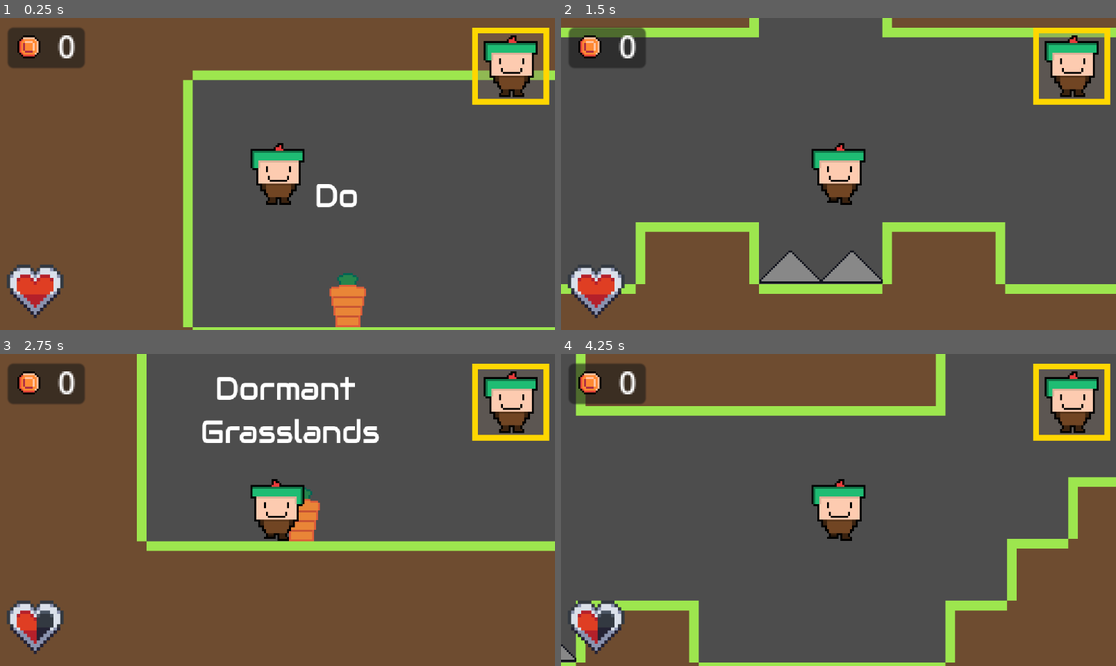
Above: before the commit, frames 1-4 (two rows, left to right).
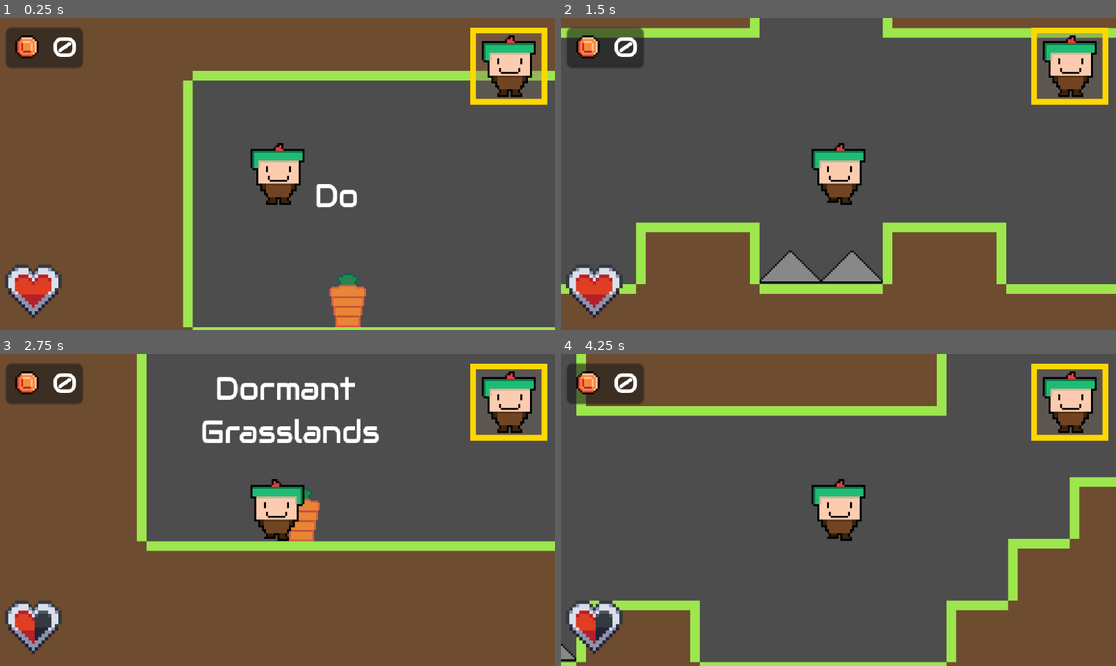
Above: after the commit, the same moments.

Repository: PenguWoodGanon/Path-of-Pablo
Game: Godot game, scene res://Scenes/Levels/dormant_grasslands.tscn
Two runs of this game, one before a commit and one after it. Both use one fixed random seed, a clock stepped at 60 frames per second and the inputs below. This scene is started directly instead of the project's main scene.
Inputs:
- Up to frame 1 (0.25 s): no input
- Up to frame 2 (1.5 s): tap Enter at 0.5, 1.25 s; hold D (right) from 0.53 s (still down); tap C (character_selection) at 0.6 s; tap W (jump) at 0.77 s; tap - (minus) at 1.35 s
- Up to frame 3 (2.75 s): tap W (jump) at 1.52 s; tap Enter at 2 s; release D (right) at 2.03 s; hold A (left) from 2.03 s (still down); tap = (plus) at 2.1 s
- Up to frame 4 (4.25 s): tap Enter at 2.75, 3.5 s; release A (left) at 2.78 s; hold D (right) from 2.78 s (still down); tap C (character_selection) at 2.85 s; tap W (jump) at 3.02, 3.77 s; tap - (minus) at 3.6 s

The runs differ from the first frame. In frame 1, 2.0% of the frame differs, in the area x 0-100%, y 3-97%; in frame 2, 2.6%, in the area x 0-100%, y 0-97%; in frame 3, 1.7%; in frame 4, 2.5%.

Commit message:
Updated Dormant Grasslands

Diff:
--- a/Godot - Path of Pablo/Scenes/Levels/dormant_grasslands.tscn
+++ b/Godot - Path of Pablo/Scenes/Levels/dormant_grasslands.tscn
@@ -1,5 +1,6 @@
-[gd_scene load_steps=54 format=3 uid="uid://dggnjne3dhh1s"]
-
+[gd_scene load_steps=56 format=3 uid="uid://dggnjne3dhh1s"]
+
+[ext_resource type="Script" uid="uid://eoll4j6ft2ul" path="res://Scripts/dormant_grasslands.gd" id="1_e1dbv"]
 [ext_resource type="Texture2D" uid="uid://crrx8f0y6xjc3" path="res://Assets/TileMaps/Grass TileMap.png" id="1_epmka"]
 [ext_resource type="PackedScene" uid="uid://bgud5vqn3trjm" path="res://Scenes/global_characters.tscn" id="2_dl4dk"]
 [ext_resource type="Script" uid="uid://1sm76slcda4" path="res://Scripts/hud.gd" id="3_q62jc"]
@@ -352,13 +353,16 @@
 "speed": 6.0
 }]
 
+[sub_resource type="StyleBoxFlat" id="StyleBoxFlat_e1dbv"]
+bg_color = Color(0.92099476, 0.9209946, 0.9209946, 1)
+
 [node name="Dormant Grasslands" type="Node2D"]
+script = ExtResource("1_e1dbv")
 
 [node name="Tiles" type="TileMap" parent="."]
-scale = Vector2(0.998818, 1.0011729)
 tile_set = SubResource("TileSet_xm3p5")
 format = 2
-layer_0/tile_data = PackedInt32Array(65534, 1, 0, 65535, 1,  …(5468 unchanged characters)… , -720879, 131073, 0, -720878, 131073, 0)
+layer_0/tile_data = PackedInt32Array(65534, 1, 0, 65535, 1,  …(5468 unchanged characters)… , -720879, 131073, 0, -720878, 131073, 0, -1048557, 65537, 0, -1114093, 65537, 0, -1179629, 65537, 0, -1048551, 1, 2, -1048552, 1, 2, -1048553, 1, 2, -1048554, 1, 2, -1048555, 1, 2, -1048556, 1, 2, -1114092, 1, 2, -1179628, 1, 2, -1179627, 1, 2, -1179626, 1, 2, -1179625, 1, 2, -1179624, 1, 2, -1179623, 1, 2, -1114087, 1, 2, -1114088, 1, 2, -1114089, 1, 2, -1114090, 1, 2, -1114091, 1, 2)
 
 [node name="Global_Characters" parent="." instance=ExtResource("2_dl4dk")]
 position = Vector2(-20, -108)
@@ -367,9 +371,9 @@
 zoom = Vector2(4, 4)
 
 [node name="HUD" type="Panel" parent="Global_Characters"]
-offset_left = -144.0
+offset_left = -145.0
 offset_top = -80.0
-offset_right = 144.0
+offset_right = 143.0
 offset_bottom = 81.0
 theme_override_styles/panel = SubResource("StyleBoxFlat_y0hb7")
 script = ExtResource("3_q62jc")
@@ -408,12 +412,43 @@
 
 [node name="Label" type="Label" parent="Global_Characters/HUD/Coins"]
 layout_mode = 0
-offset_left = 23.0
-offset_top = -2.0
-offset_right = 40.0
-offset_bottom = 21.0
+offset_left = 24.0
+offset_top = 1.0
+offset_right = 59.0
+offset_bottom = 66.0
+scale = Vector2(0.2847989, 0.2847989)
+theme_override_fonts/font = ExtResource("14_15son")
+theme_override_font_sizes/font_size = 50
 text = "x"
 horizontal_alignment = 1
+
+[node name="Mr Smiley Talk Panel" type="Panel" parent="Global_Characters"]
+visible = false
+offset_left = -145.0
+offset_top = -81.0
+offset_right = 145.0
+offset_bottom = 81.0
+theme_override_styles/panel = SubResource("StyleBoxFlat_e1dbv")
+
+[node name="Sprite2D" type="Sprite2D" parent="Global_Characters/Mr Smiley Talk Panel"]
+position = Vector2(145.5, 59.5)
+scale = Vector2(2.34375, 2.34375)
+texture = ExtResource("8_e1dbv")
+
+[node name="Panel" type="Panel" parent="Global_Characters/Mr Smiley Talk Panel"]
+layout_mode = 0
+offset_left = 9.0
+offset_top = 112.0
+offset_right = 282.0
+offset_bottom = 152.0
+
+[node name="Label" type="Label" parent="Global_Characters/Mr Smiley Talk Panel/Panel"]
+layout_mode = 1
+anchors_preset = 15
+anchor_right = 1.0
+anchor_bottom = 1.0
+grow_horizontal = 2
+grow_vertical = 2
 
 [node name="Title" type="Label" parent="."]
 offset_left = -35.999996
@@ -465,5 +500,35 @@
 [node name="DestinationPoint" parent="Spikes/Spikes" index="2"]
 position = Vector2(-51, -35)
 
+[node name="MrSmiley Event" type="Node" parent="."]
+
+[node name="MrSmiley" type="Sprite2D" parent="MrSmiley Event"]
+position = Vector2(244, -400)
+texture = ExtResource("8_e1dbv")
+
+[node name="mr_smiley" type="Button" parent="MrSmiley Event/MrSmiley"]
+anchors_preset = 15
+anchor_right = 1.0
+anchor_bottom = 1.0
+offset_left = -16.0
+offset_top = -16.0
+offset_right = -16.0
+offset_bottom = -16.0
+grow_horizontal = 2
+grow_vertical = 2
+flat = true
+
+[node name="Label" type="Label" parent="MrSmiley Event"]
+offset_left = 183.99998
+offset_top = -439.99997
+offset_right = 635.0
+offset_bottom = -374.99997
+scale = Vector2(0.27887255, 0.27887255)
+theme_override_fonts/font = ExtResource("14_15son")
+theme_override_font_sizes/font_size = 50
+text = "Click to Interact"
+
+[connection signal="pressed" from="MrSmiley Event/MrSmiley/mr_smiley" to="." method="_on_mr_smiley_pressed"]
+
 [editable path="Spikes/Spikes2"]
 [editable path="Spikes/Spikes"]
--- /dev/null
+++ b/Godot - Path of Pablo/Scripts/dormant_grasslands.gd
@@ -0,0 +1,9 @@
+extends Node2D
+
+var talked = false
+
+func _on_mr_smiley_pressed():
+	mr_smiley_talk()
+
+func mr_smiley_talk():
+	talked = true
--- a/Godot - Path of Pablo/global.gd
+++ b/Godot - Path of Pablo/global.gd
@@ -12,6 +12,7 @@
 var coins = 0
 var cursortower = false
 var deluxe = false
+var char_move = false
 
 func _process(_delta):
 	if health == 5:
Not shown, added: Godot - Path of Pablo/Scripts/dormant_grasslands.gd.uid
